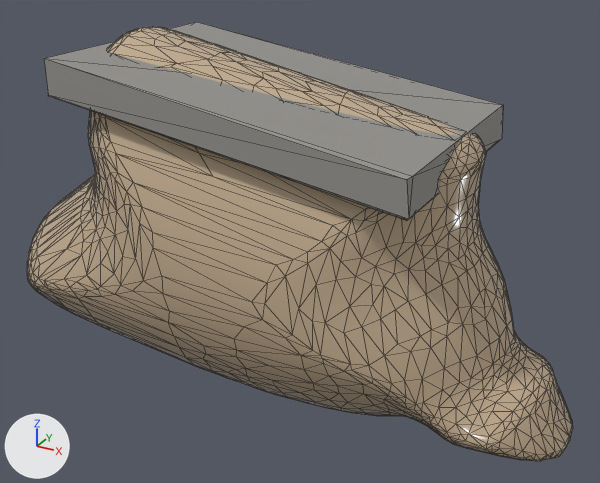
An edit to the glTF model assets/models/species/sp_earth_common_a_lod1.glb, drawn before and after from the same camera.
Both versions are drawn from a 50 mm lens placed at (0.665, -1.208, 0.895), pointed at (-0.003, 0.007, 0.287). Arrows for +X, +Y and +Z are at lower left; the lights stay in place. The older version comes first. Mesh edges are drawn as thin lines. Vertices at exactly the same position are counted once.

In view in the first picture: 'body', 'slate'.
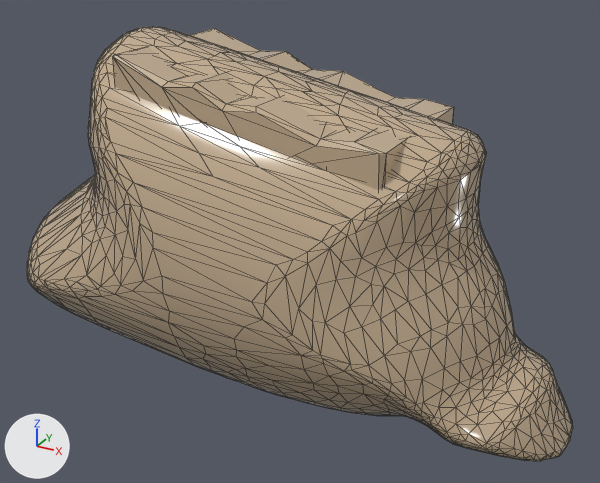
The change in detail:
me_body is used by ob_body; location (0.0, 0.0, 0.0).
me_body had 1691 vertices, 3378 faces and spanned x -0.608..0.511, y -0.244..0.244, z 0.0..0.645.
me_body now has 1644 vertices, 3284 faces and spans x -0.608..0.511, y -0.244..0.244, z 0.0..0.645.
me_body part 1: 94 vertices removed from x -0.574..0.507, y -0.222..0.238, z 0.006..0.618; 47 vertices added at x -0.575..0.506, y -0.221..0.238, z 0.006..0.619.
me_slate is used by ob_slate; location (0.0, 0.0, 0.0).
me_slate had 14 vertices, 24 faces and spanned x -0.359..0.292, y -0.22..0.22, z 0.462..0.623.
me_slate no longer uses material mat_orn_slate (grey #95938e).
me_slate now has 59 vertices, 114 faces and spans x -0.271..0.222, y -0.153..0.153, z 0.425..0.627.
me_slate part 2: the whole mesh is rebuilt.
me_slate gains material mat_gelbody (beige #c4ad90).

Where the change shows, as pixel boxes [x1, y1, x2, y2] in the pictures (600 x 483 px; the box of a moved part takes in the faces that stretch with it):
'slate', reshaped
    before: [44, 22, 503, 221]
    after: [112, 28, 454, 190]
part 1 of me_body, moved or reshaped
    both: [31, 35, 566, 461]
